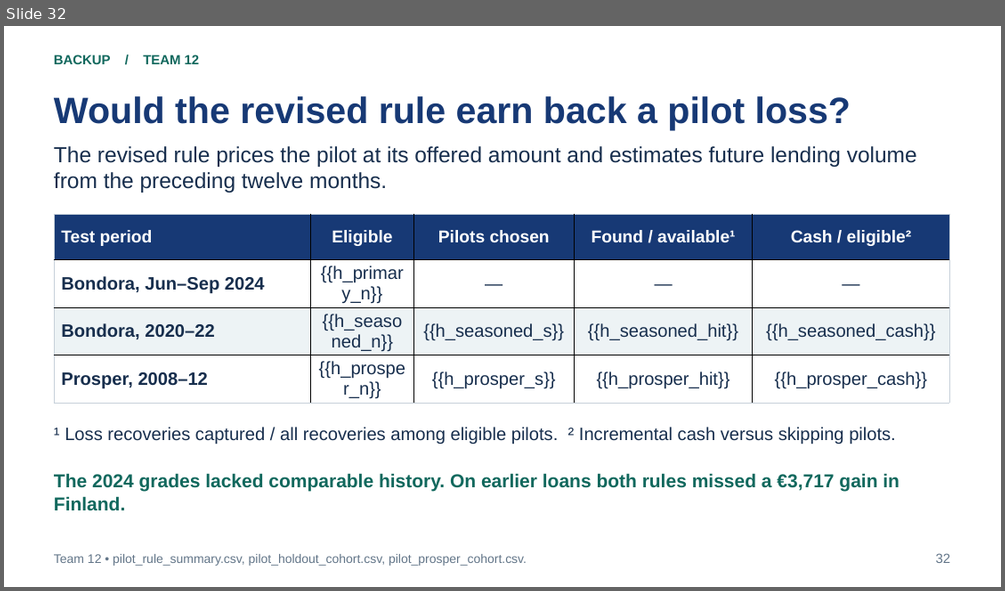
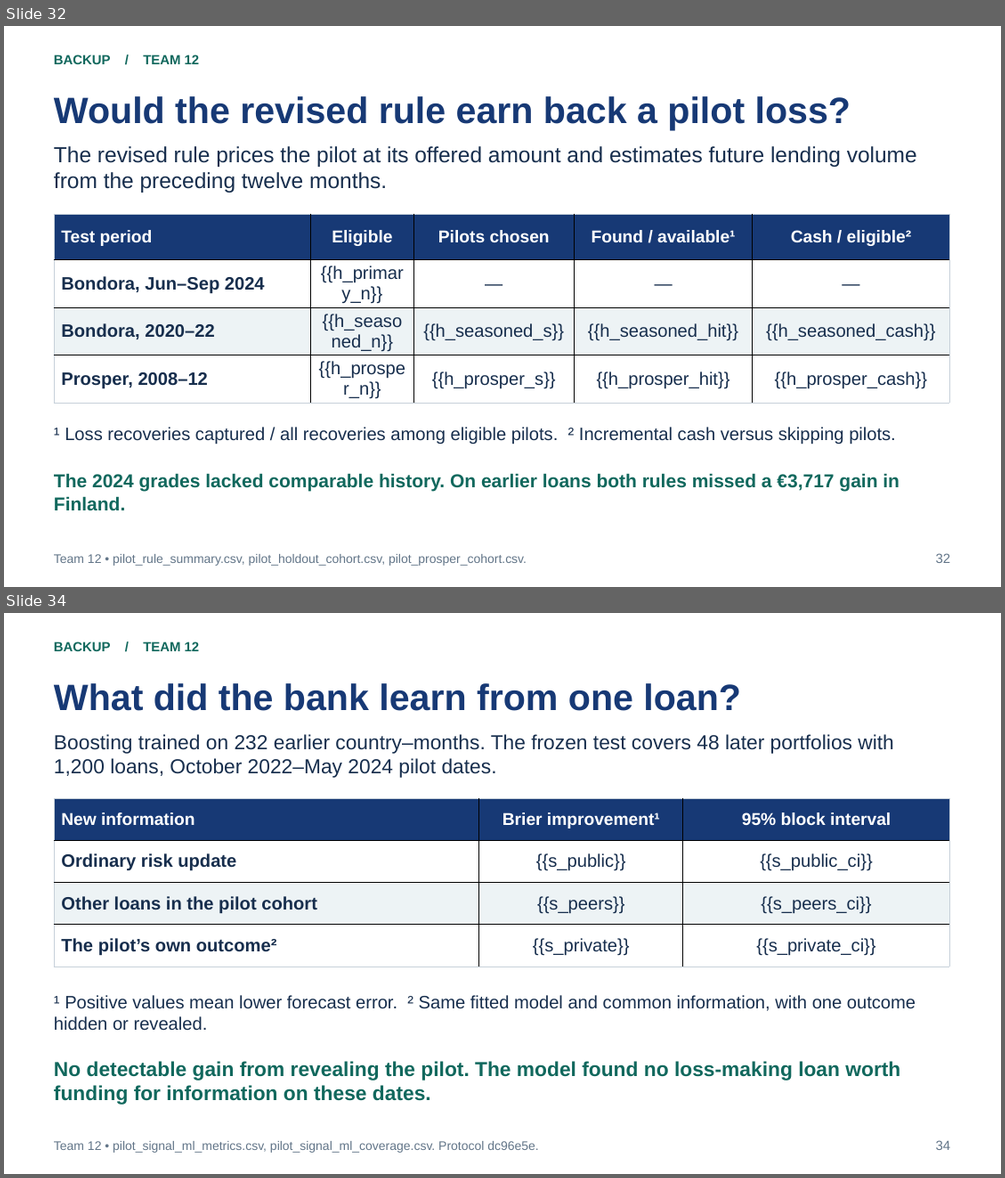
Before and after one commit to bigpurota/paper11, a slide deck: slides/template.pptx. Shown one above the other, each under a label of ours: slide 32 before the commit, slides 32 and 34 after it; the slides between them are not shown. The pictures are 1005x591 and 1005x1178 pixels, drawn with LibreOffice and Linux fonts; fonts in the diff are those of the drawing. Boxes give left, top, right and bottom in pixels: in the first picture for what was removed or moved away, otherwise in the second. Text is boxed around its words. In the diff, an @@ line names an element or a change of style, - is before the commit and + after.

Commit message:
Price one pilot outcome against shared information and test its lift over time

```diff
--- a/slides/template.pptx
+++ b/slides/template.pptx
@@ slide 34 added at [4, 613, 1001, 1174], background #FFFFFF @@
@@ text added at [54, 641, 200, 651], 12.8 pt, text #11685D, bold @@
+BACKUP / TEAM 12
@@ text added at [54, 683, 741, 711], 35.2 pt, text #173975, bold @@
+What did the bank learn from one loan?
@@ text added at [54, 734, 893, 778], 19.5 pt, text #172E4D @@
+Boosting trained on 232 earlier country–months. The frozen test covers 48 later portfolios with 1,200 loans, October 2022–May 2024 pilot dates.
@@ table added at [54, 798, 950, 966], 4 rows, 3 columns @@
+New information | Brier improvement¹ | 95% block interval
+Ordinary risk update | {{s_public}} | {{s_public_ci}}
+Other loans in the pilot cohort | {{s_peers}} | {{s_peers_ci}}
+The pilot’s own outcome² | {{s_private}} | {{s_private_ci}}
@@ text added at [54, 995, 915, 1030], 17.2 pt, text #172E4D @@
+¹ Positive values mean lower forecast error. ² Same fitted model and common information, with one outcome hidden or revealed.
@@ text added at [54, 1061, 900, 1104], 19.5 pt, text #11685D, bold @@
+No detectable gain from revealing the pilot. The model found no loss-making loan worth funding for information on these dates.
@@ text added at [54, 1141, 538, 1152], 12 pt, text #627588 @@
+Team 12 • pilot_signal_ml_metrics.csv, pilot_signal_ml_coverage.csv. Protocol dc96e5e.
@@ text added at [936, 1140, 951, 1150], 12.8 pt, text #627588 @@
+34
```
Also in this commit, not shown: 1 other slide added, 33 other files.
